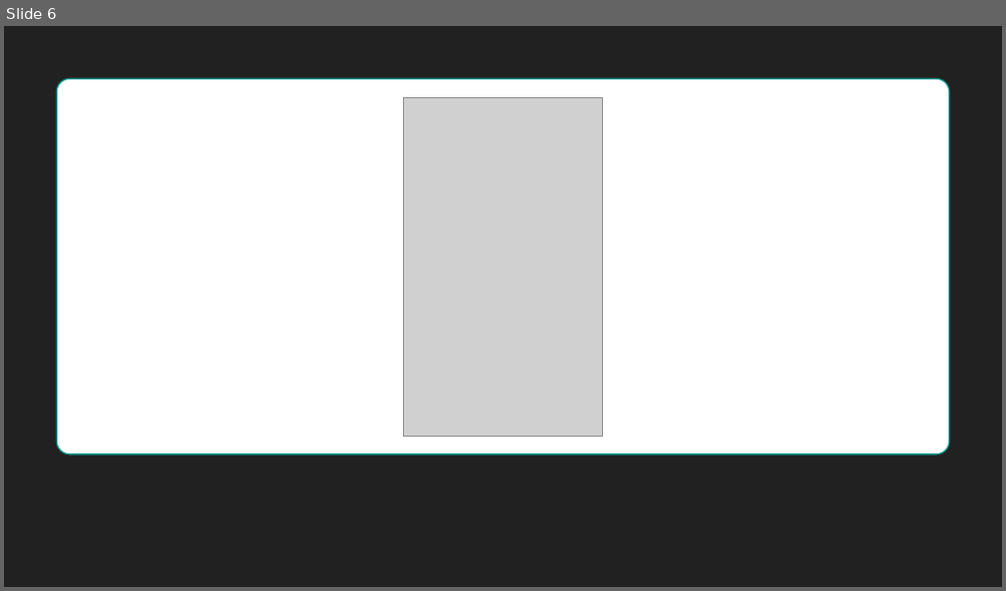
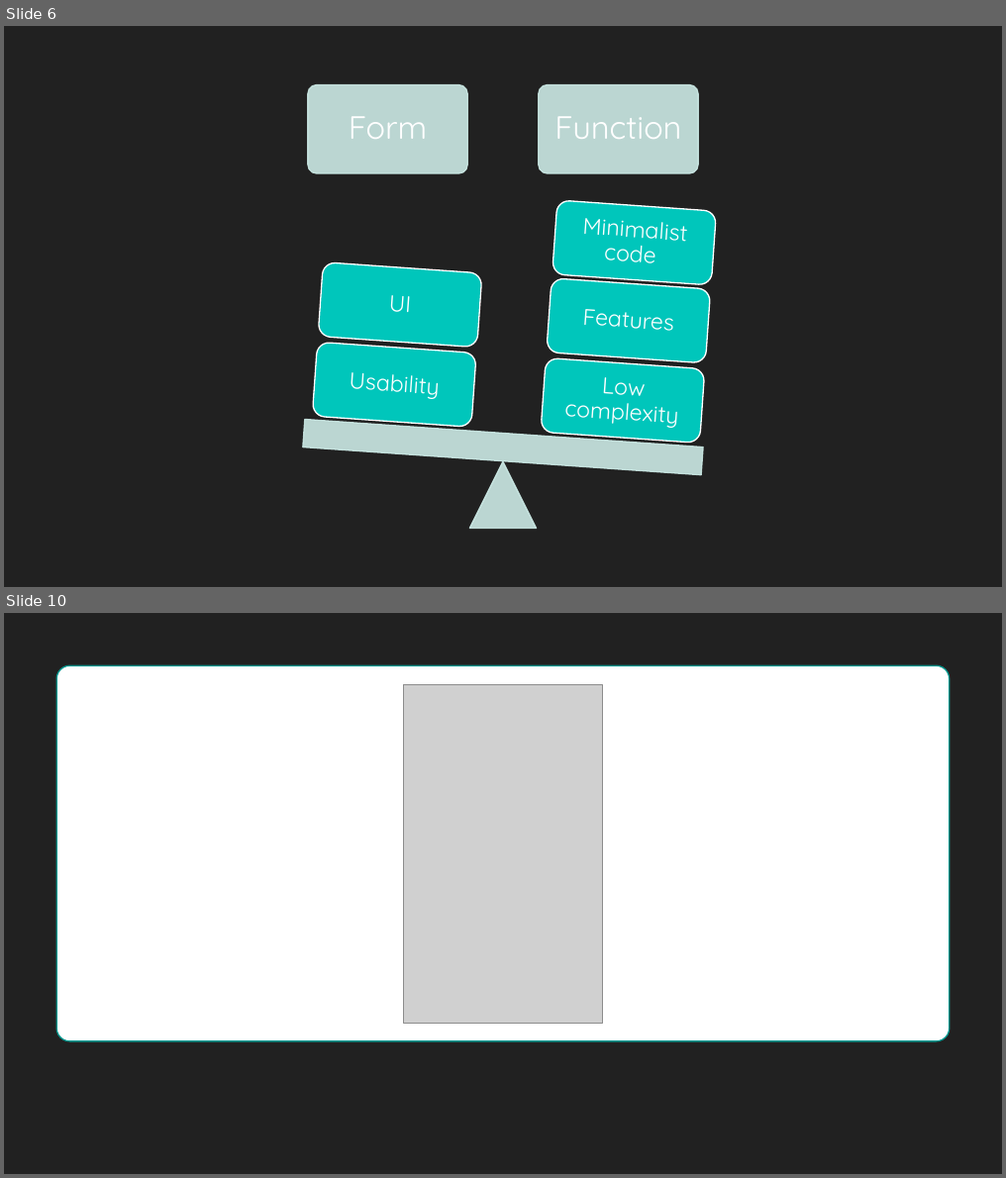
Before and after one commit to hexa-decim8/ISBPM, a slide deck: Class_Materials/Week_3/Day_1/ISBPM w3d1.pptx. Shown one above the other, each under a label of ours: slide 6 before the commit, slides 6 and 10 after it; the slides between them are not shown. The pictures are 1006x591 and 1006x1178 pixels, drawn with LibreOffice and Linux fonts; fonts in the diff are those of the drawing; grey boxes stand for pictures; background and template pictures are left out. Boxes give left, top, right and bottom in pixels: in the first picture for what was removed or moved away, otherwise in the second. Text is boxed around its words. In the diff, an @@ line names an element or a change of style, - is before the commit and + after.

```diff
--- a/Class_Materials/Week_3/Day_1/ISBPM w3d1.pptx
+++ b/Class_Materials/Week_3/Day_1/ISBPM w3d1.pptx
@@ slide 6 added at [4, 26, 1002, 587], background #212121 @@
@@ group added at [303, 85, 717, 528]: 7 rounded rectangles, 7 texts, 1 triangle, 1 rectangle @@
+Form
+Function
+Low complexity
+Features
+Minimalist code
+Usability
+UI
@@ what was slide 6 is now slide 10 @@
```
Also in this commit, not shown: 4 slides changed, 27 other slides added, 1 slide removed, 5 other files.
